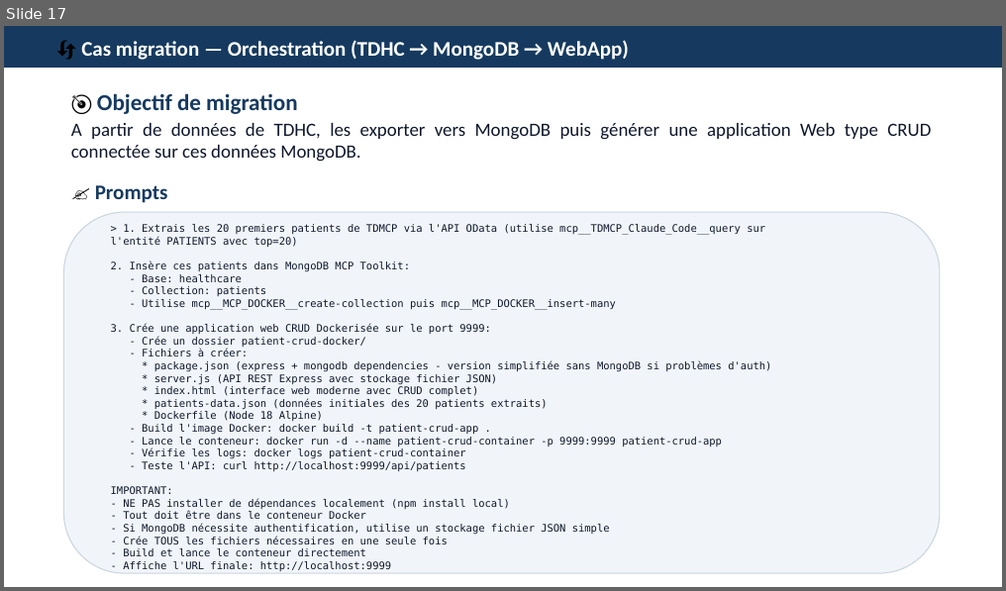
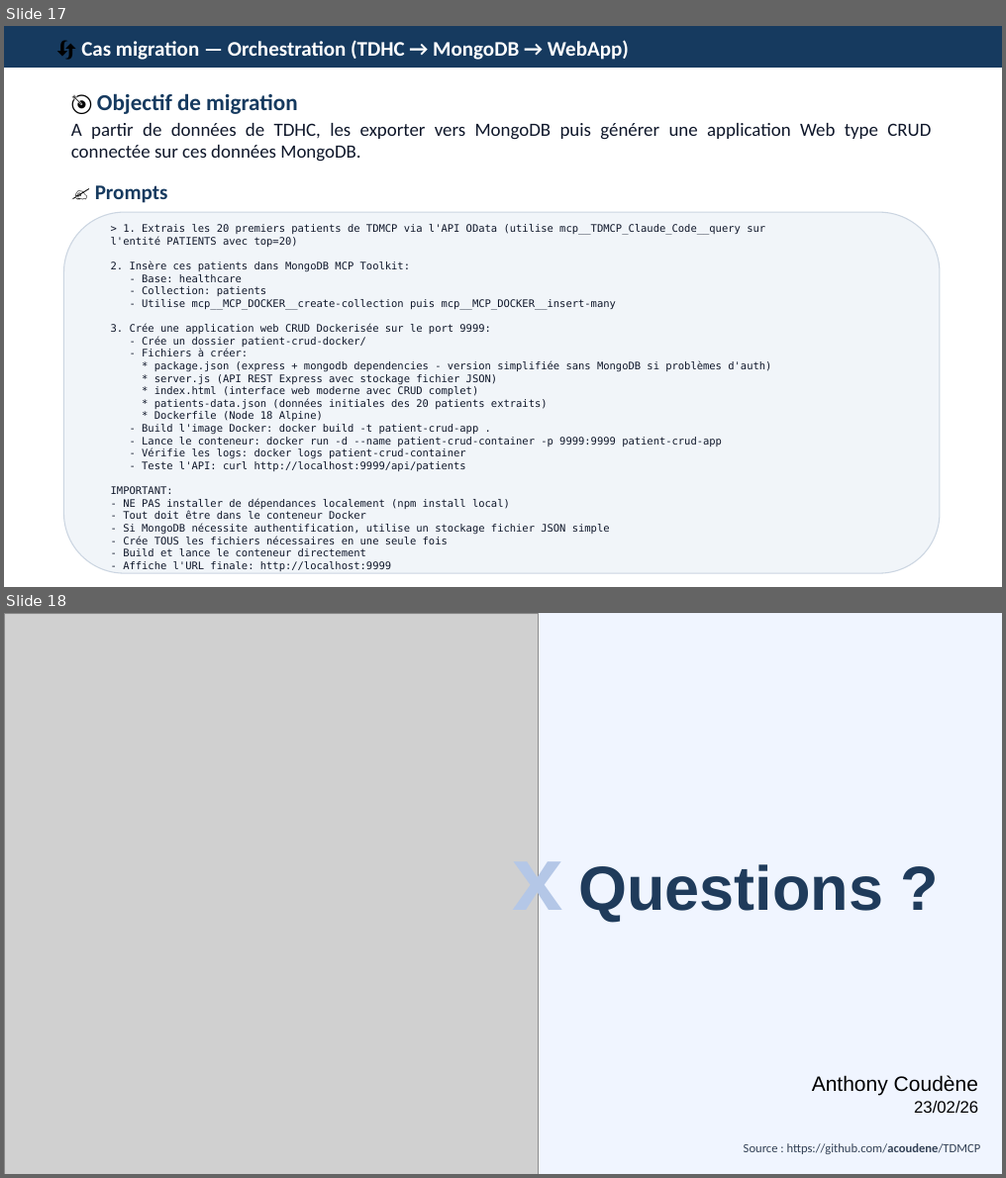
Before and after one commit to acoudene/TDMCP, a slide deck: TDHC/Resources/TDHC_IA_MCP_TDHC.pptx. Shown one above the other, each under a label of ours: slide 17 before the commit, slides 17 and 18 after it. The pictures are 1006x591 and 1006x1178 pixels, drawn with LibreOffice and Linux fonts; fonts in the diff are those of the drawing; grey boxes stand for pictures. Boxes give left, top, right and bottom in pixels: in the first picture for what was removed or moved away, otherwise in the second. Text is boxed around its words. In the diff, an @@ line names an element or a change of style, - is before the commit and + after.

Commit message:
Add Questions

```diff
--- a/TDHC/Resources/TDHC_IA_MCP_TDHC.pptx
+++ b/TDHC/Resources/TDHC_IA_MCP_TDHC.pptx
@@ slide 18 added at <box>4,613,1002,1174</box>, background #FFFFFF @@
@@ rectangle added at <box>4,613,1002,1174</box>, fill #F0F5FF @@
@@ picture added at <box>4,613,538,1174</box> @@
@@ text added at <box>512,838,884,927</box>, 60 pt, text #1F3B5B, bold @@
+x Questions ?
@@ text added at <box>812,1075,978,1095</box>, 20 pt, text #000000 @@
+Anthony Coudène
@@ text added at <box>914,1101,978,1114</box>, 16 pt, text #000000 @@
+23/02/26
@@ text added at <box>744,1144,981,1155</box>, 12 pt, text #334155 @@
+Source : https://github.com/acoudene/TDMCP
```
